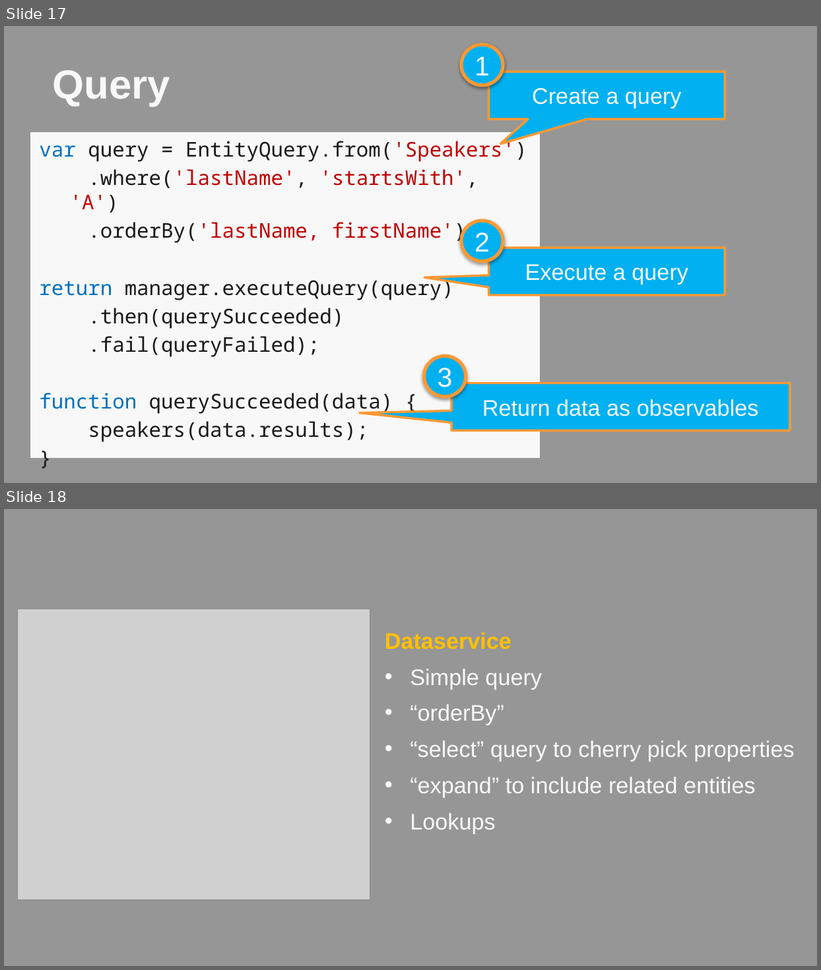
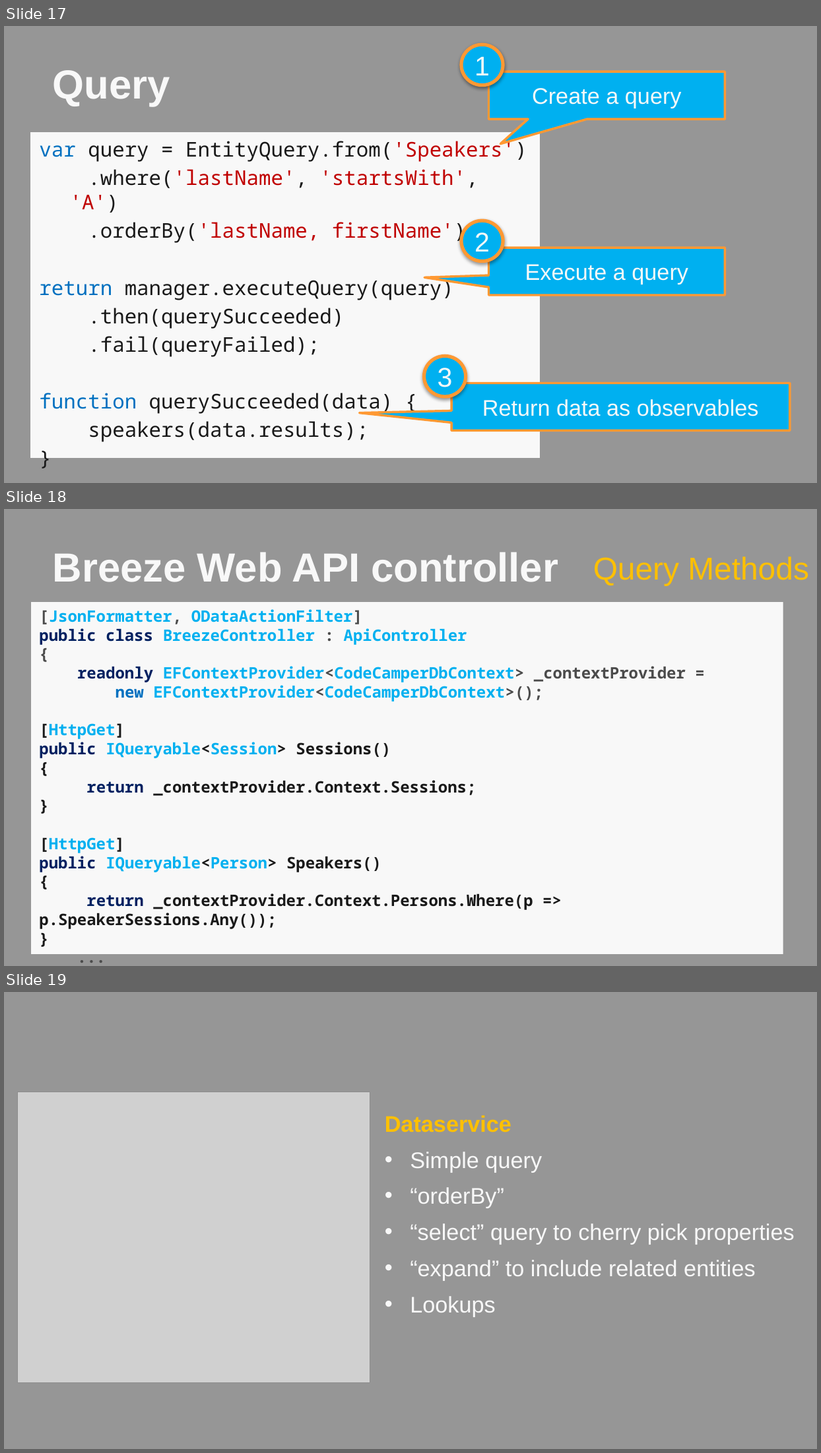
Before and after one commit to wardbell/js4netdev, a slide deck: Bell_ASPConnections_SPAwithBreeze_APA306.pptx. Shown one above the other, each under a label of ours: slides 17 and 18 before the commit, slides 17, 18 and 19 after it. The pictures are 821x970 and 821x1453 pixels, drawn with LibreOffice and Linux fonts; fonts in the diff are those of the drawing; grey boxes stand for pictures; background and template pictures are left out. Boxes give left, top, right and bottom in pixels: in the first picture for what was removed or moved away, otherwise in the second. Text is boxed around its words. In the diff, an @@ line names an element or a change of style, - is before the commit and + after.

```diff
--- a/Bell_ASPConnections_SPAwithBreeze_APA306.pptx
+++ b/Bell_ASPConnections_SPAwithBreeze_APA306.pptx
@@ slide 18 added at [4,509,817,966], background picture (left out) @@
@@ title added at [53,552,558,582], 36 pt, text #F8F8F8, bold @@
+Breeze Web API controller
@@ text added at [593,557,809,586], 28 pt, text #FFC000 @@
+Query Methods
@@ rectangle added at [31,603,783,955], fill #F8F8F8, 14 pt, text #00B0F0, bold @@
+[JsonFormatter, ODataActionFilter]
+public class BreezeController : ApiController
+{
+readonly EFContextProvider<CodeCamperDbContext> _contextProvider =
+new EFContextProvider<CodeCamperDbContext>();
+[HttpGet]
+public IQueryable<Session> Sessions()
+{
+return _contextProvider.Context.Sessions;
+}
+[HttpGet]
+public IQueryable<Person> Speakers()
+{
+return _contextProvider.Context.Persons.Where(p => p.SpeakerSessions.Any());
+}
+...
@@ what was slide 18 is now slide 19 @@
```
Also in this commit, not shown: 10 slides changed, 3 other slides added, 1 slide removed.
